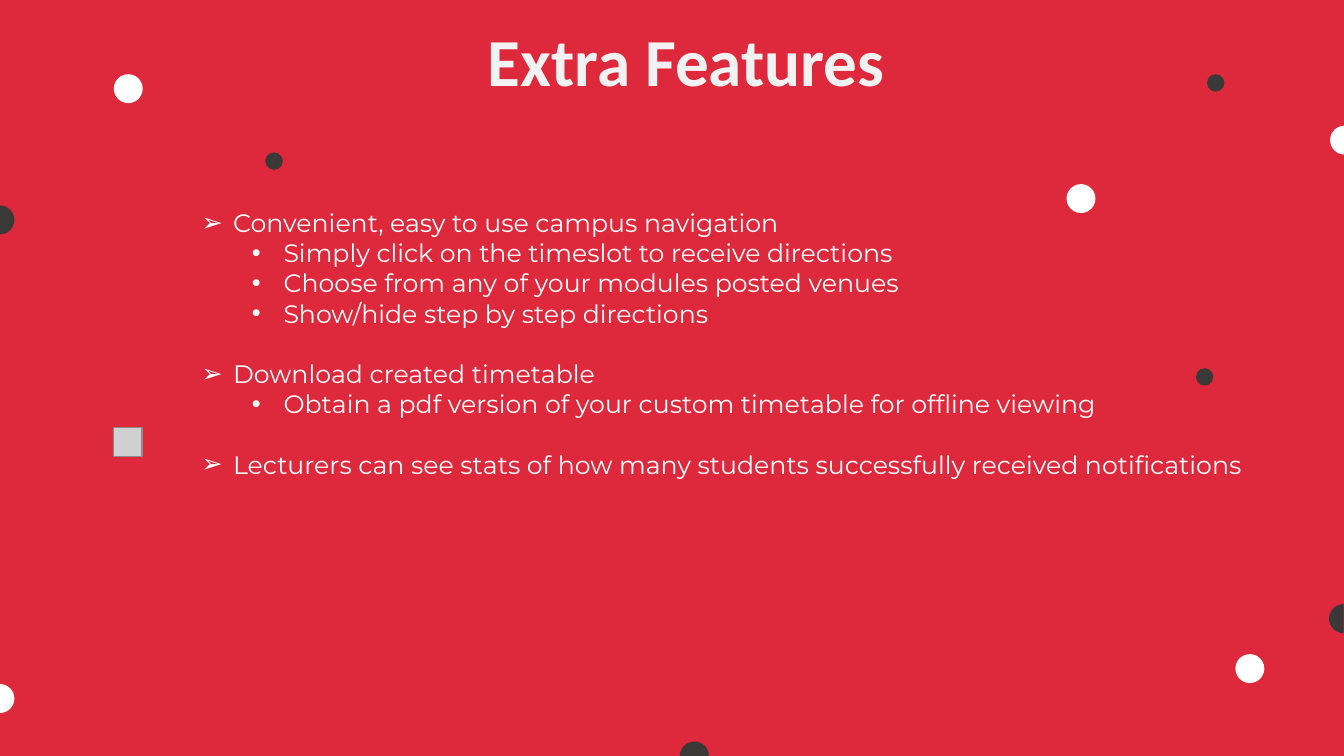
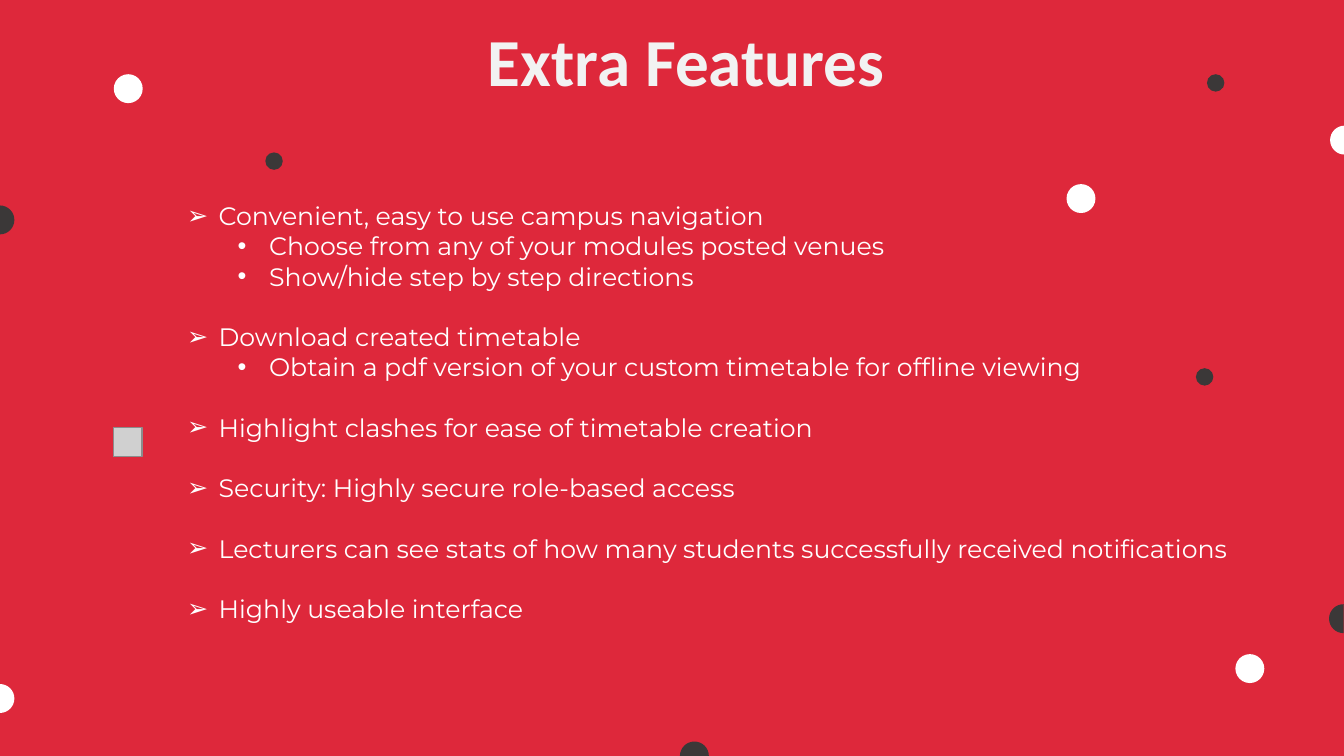
Before and after one commit to COS301-SE-2023/Pronto, a slide deck: slide 5 of Documentation/Demo 4 documents/Demo 4 Slideshow.pptx. Drawn at 1344x756 pixels with LibreOffice and Linux fonts; fonts in the diff are those of the drawing; grey boxes stand for pictures; background and template pictures are left out. Boxes give left, top, right and bottom in pixels: in the first picture for what was removed or moved away, otherwise in the second. Text is boxed around its words. In the diff, an @@ line names an element or a change of style, - is before the commit and + after.

```diff
--- a/Documentation/Demo 4 documents/Demo 4 Slideshow.pptx
+++ b/Documentation/Demo 4 documents/Demo 4 Slideshow.pptx
@@ text "Convenient, easy to use campus ...": place and size @@
-text "Convenient, easy to use campus ..." at <box>233,213,1241,479</box>
+text "Convenient, easy to use campus ..." at <box>219,206,1227,623</box>
@@ text at <box>284,243,892,267</box>: paragraph removed @@
-  • Simply click on the timeslot to receive directions
@@ text at <box>219,418,812,502</box>: paragraphs added @@
+➢ Highlight clashes for ease of timetable creation
+➢ Security: Highly secure role-based access
@@ text at <box>219,599,523,623</box>: paragraph added @@
+➢ Highly useable interface
```
Also in this commit, not shown: 3 other slides changed.
